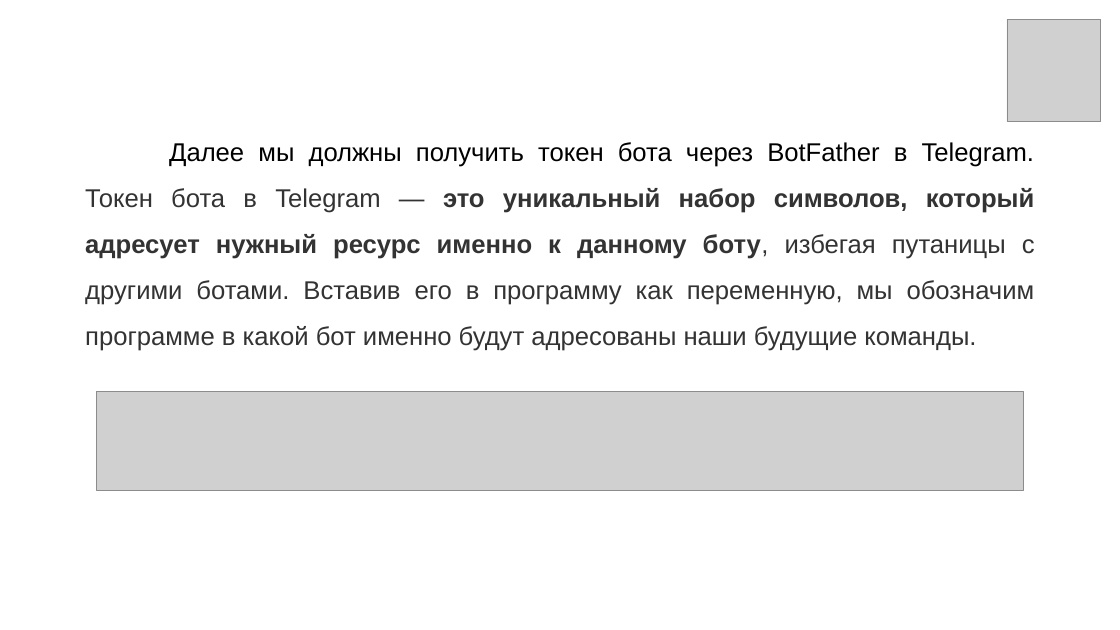
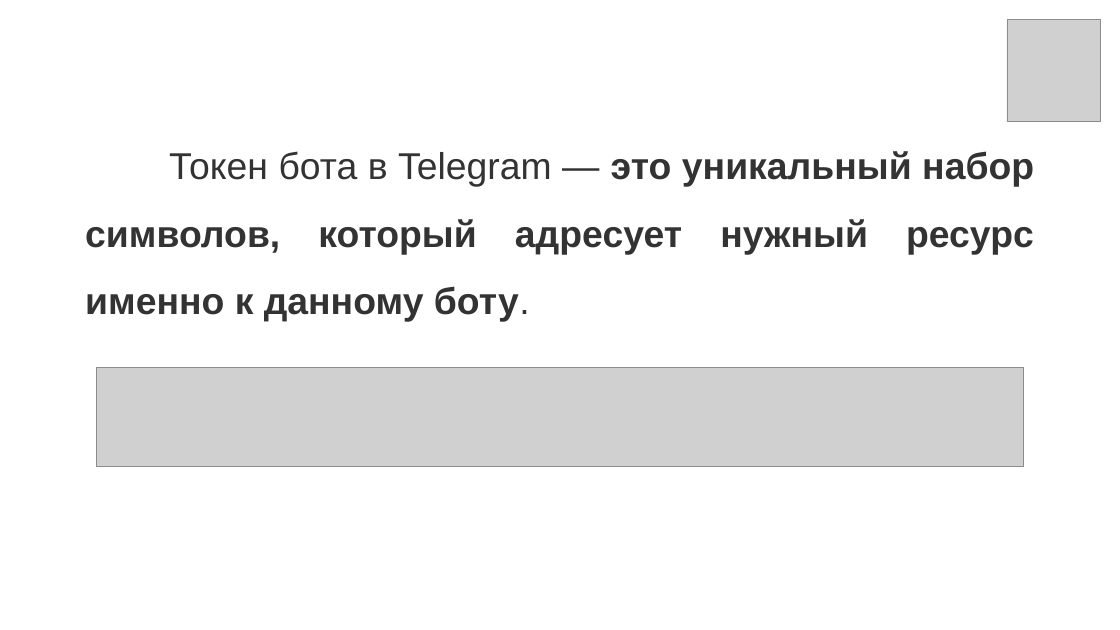
Before and after one commit to iprokopeva/Festival, a slide deck: slide 11 of Презентация.pptx (slide 10 before the commit). Drawn at 1120x630 pixels with LibreOffice and Linux fonts; fonts in the diff are those of the drawing; grey boxes stand for pictures; background and template pictures are left out. Boxes give left, top, right and bottom in pixels: in the first picture for what was removed or moved away, otherwise in the second. Text is boxed around its words. In the diff, an @@ line names an element or a change of style, - is before the commit and + after.

```diff
--- a/Презентация.pptx
+++ b/Презентация.pptx
@@ text at box(85, 151, 1034, 322): text changed; size 22 to 32 pt; bold on @@
-Далее мы должны получить токен бота через BotFather в Telegram. Токен бота в Telegram — это уникальный набор символов, который адресует нужный ресурс именно к данному боту, избегая путаницы с другими ботами. Вставив его в программу как переменную, мы обозначим программе в какой бот именно будут адресованы наши будущие команды.
+Токен бота в Telegram — это уникальный набор символов, который адресует нужный ресурс именно к данному боту.
@@ picture: place and size @@
-picture at box(97, 392, 1023, 490)
+picture at box(97, 368, 1023, 466)
```
Also in this commit, not shown: 8 other slides changed, 4 slides added, 2 slides removed, 1 other file.
